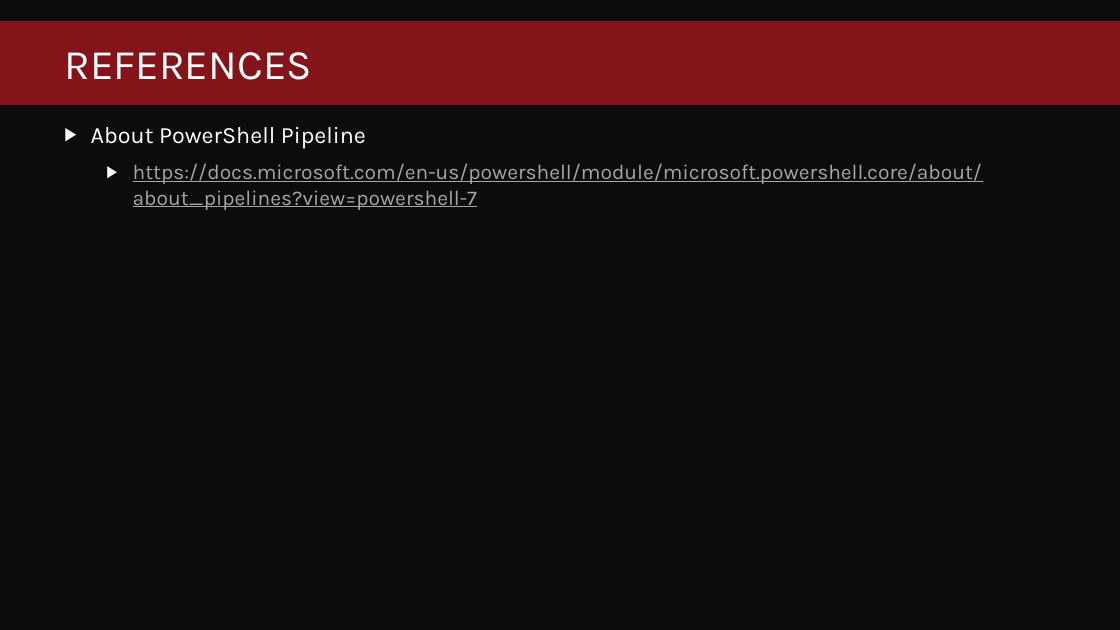
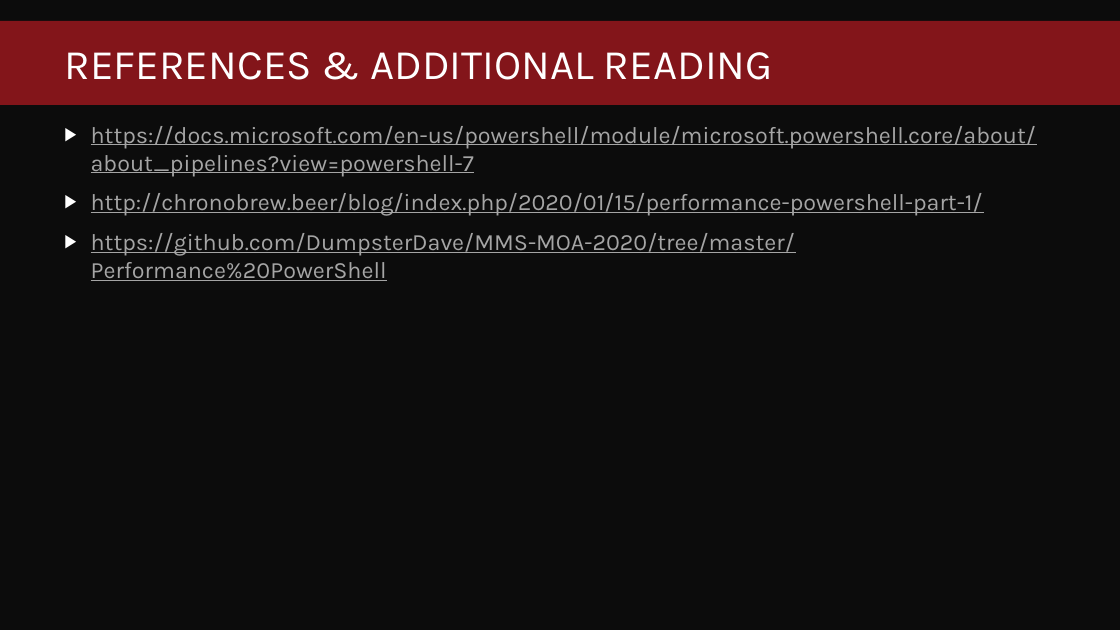
Before and after one commit to DumpsterDave/MMS-MOA-2020, a slide deck: slide 45 of Performance PowerShell/Performance PowerShell.pptx (slide 37 before the commit). Drawn at 1120x630 pixels with LibreOffice and Linux fonts; fonts in the diff are those of the drawing; background and template pictures are left out. Boxes give left, top, right and bottom in pixels: in the first picture for what was removed or moved away, otherwise in the second. Text is boxed around its words. In the diff, an @@ line names an element or a change of style, - is before the commit and + after.

Commit message:
Reference Slide update to include GitHub Repo

```diff
--- a/Performance PowerShell/Performance PowerShell.pptx
+++ b/Performance PowerShell/Performance PowerShell.pptx
@@ title at [64,52,773,80]: text changed @@
-REFERENCES
+REFERENCES & ADDITIONAL READING
@@ text at [91,127,366,148]: paragraph removed @@
-▶ About PowerShell Pipeline
@@ text at [91,126,1036,176]: size 18 to 20 pt in "https://docs.microsoft.com/en-us/powershell/module/microsoft ..."; list level 2 to 1 in "https://docs.microsoft.com/en-us/powershell/module/microsoft ..." @@
@@ text at [91,193,983,281]: paragraphs added @@
+▶ http://chronobrew.beer/blog/index.php/2020/01/15/performance-powershell-part-1/
+▶ https://github.com/DumpsterDave/MMS-MOA-2020/tree/master/Performance%20PowerShell
```
Also in this commit, not shown: 9 slides added, 1 slide removed.
